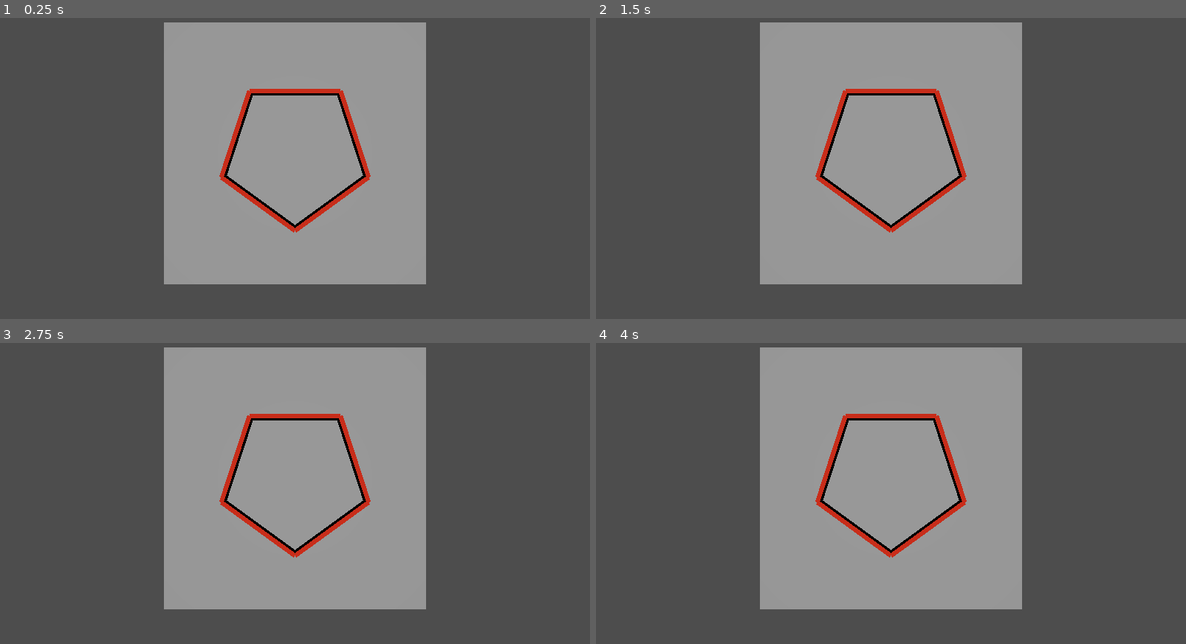
Above: before the commit, frames 1-4 (two rows, left to right).
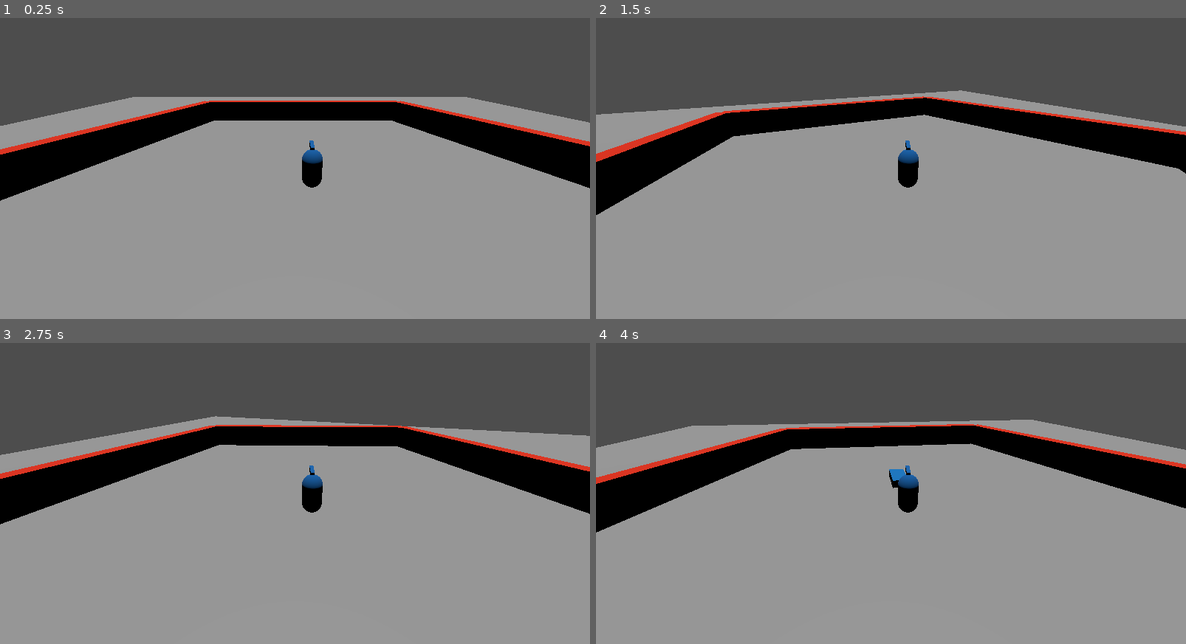
Above: after the commit, the same moments.

Repository: lemmerone/godot-matador
Game: Godot game, scene res://main.tscn
The game is run twice, just before and just after one commit, with the same random seed, the same clock (stepped at 60 frames per second) and the same inputs.
Inputs:
- Up to frame 1 (0.25 s): no input
- Up to frame 2 (1.5 s): tap Enter at 0.5 s; hold Right (rotation_right) 0.53-1.28 s; tap Space (dodge) at 0.6 s; hold A (rotation_left) from 1.28 s (still down); tap R (remove_mob) at 1.35 s
- Up to frame 3 (2.75 s): release A (rotation_left) at 2.03 s; hold Right (rotation_right) from 2.03 s (still down); tap Space (dodge) at 2.1 s
- Up to frame 4 (4 s): tap R (remove_mob) at 2.85 s; release Right (rotation_right) at 3.53 s; hold A (rotation_left) from 3.53 s (still down); tap Space (dodge) at 3.6 s

The runs differ from the first frame. In frame 1, 60% of the frame differs, in the area x 0-100%, y 1-100%; in frame 2, 59%; in frame 3, 59%; in frame 4, 60%.

Commit message:
feat: added layer collision

Diff:
--- a/Bull/bull.tscn
+++ b/Bull/bull.tscn
@@ -14,7 +14,7 @@
 [node name="Bull" type="CharacterBody3D"]
 transform = Transform3D(1, 0, 0, 0, 1, 0, 0, 0, 1, 0, 0.5, 0)
 collision_layer = 2
-collision_mask = 2
+collision_mask = 0
 script = ExtResource("1_mtp2l")
 
 [node name="MeshInstance3D" type="MeshInstance3D" parent="."]
--- a/Player/player.tscn
+++ b/Player/player.tscn
@@ -18,8 +18,7 @@
 [sub_resource type="CapsuleShape3D" id="CapsuleShape3D_xgxii"]
 
 [node name="Player" type="CharacterBody3D"]
-collision_layer = 2
-collision_mask = 2
+collision_mask = 6
 script = ExtResource("1_ejmbr")
 
 [node name="Pivot" type="Node3D" parent="."]
--- a/World/Ground/ground.tscn
+++ b/World/Ground/ground.tscn
@@ -7,6 +7,8 @@
 size = Vector3(60, 2, 60)
 
 [node name="Ground" type="StaticBody3D"]
+collision_layer = 4
+collision_mask = 0
 
 [node name="CollisionShape3D" type="CollisionShape3D" parent="."]
 transform = Transform3D(1, 0, 0, 0, 1, 0, 0, 0, 1, 0, -1, 0)
--- a/World/Wall/wall.tscn
+++ b/World/Wall/wall.tscn
@@ -10,6 +10,8 @@
 albedo_color = Color(0.780392, 0.141176, 0, 1)
 
 [node name="Wall" type="StaticBody3D"]
+collision_layer = 4
+collision_mask = 0
 
 [node name="CollisionShape3D" type="CollisionShape3D" parent="."]
 transform = Transform3D(1, 0, 0, 0, 1, 0, 0, 0, 1, 0, 1, 0)
--- a/project.godot
+++ b/project.godot
@@ -44,6 +44,12 @@
 ]
 }
 
+[layer_names]
+
+3d_physics/layer_1="player"
+3d_physics/layer_2="enemies"
+3d_physics/layer_3="world"
+
 [rendering]
 
 renderer/rendering_method="mobile"
